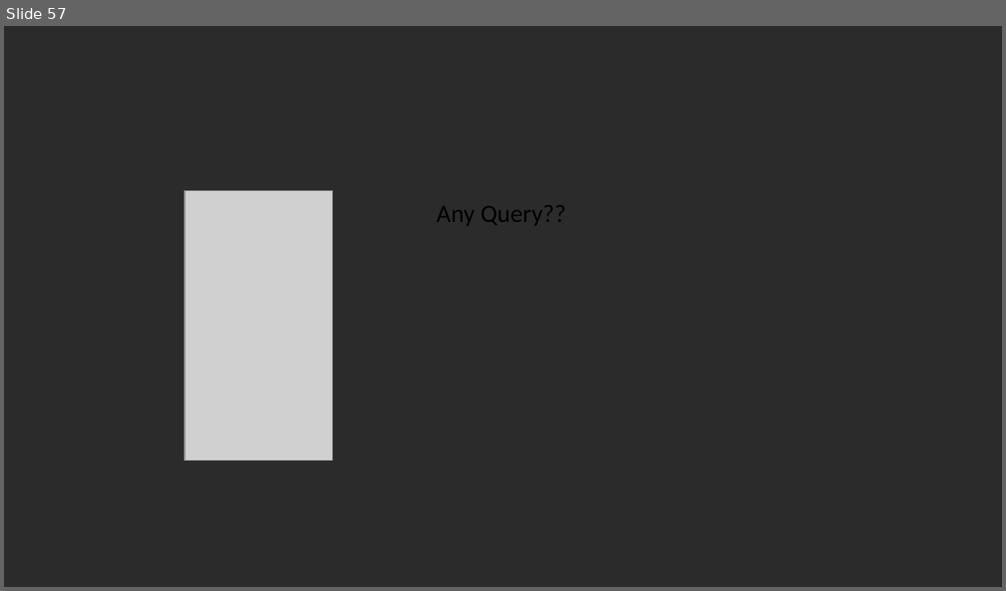
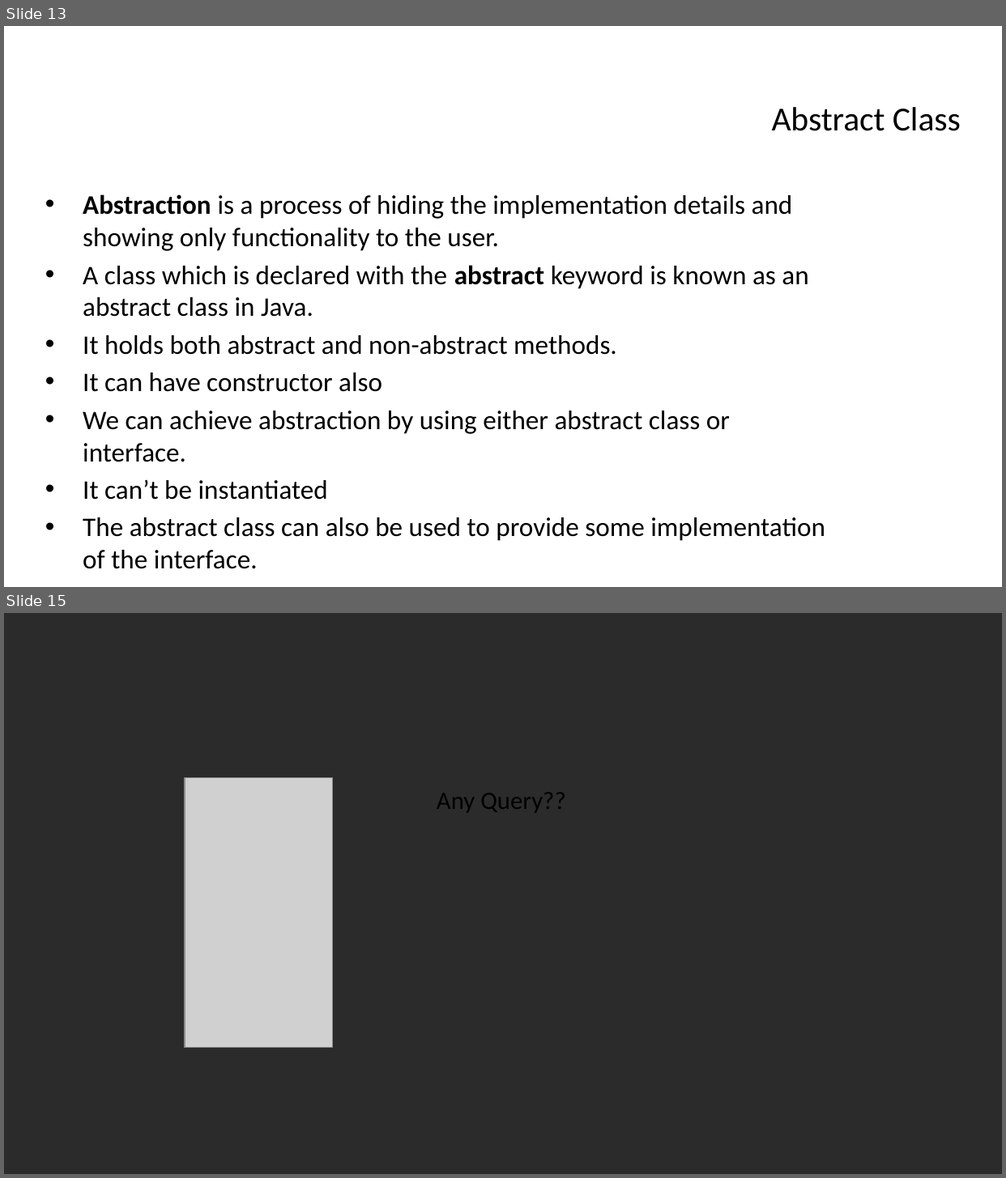
Before and after one commit to vishalamc/CAP615, a slide deck: CAP615-working with arrays and strings.pptx. Shown one above the other, each under a label of ours: slide 57 before the commit, slides 13 and 15 after it; the slides between them are not shown. The pictures are 1006x591 and 1006x1178 pixels, drawn with LibreOffice and Linux fonts; fonts in the diff are those of the drawing; grey boxes stand for pictures; background and template pictures are left out; a plain dark background stands for a picture behind light text. Boxes give left, top, right and bottom in pixels: in the first picture for what was removed or moved away, otherwise in the second. Text is boxed around its words. In the diff, an @@ line names an element or a change of style, - is before the commit and + after.

```diff
--- a/CAP615-working with arrays and strings.pptx
+++ b/CAP615-working with arrays and strings.pptx
@@ slide 13 added at bbox=[4, 26, 1002, 587], background picture (left out) @@
@@ title added at bbox=[772, 107, 961, 131], 24.3 pt, text #000000 @@
+Abstract Class
@@ text added at bbox=[83, 194, 825, 541], 19.4 pt, text #000000 @@
+• Abstraction is a process of hiding the implementation details and showing only functionality to the user.
+• A class which is declared with the abstract keyword is known as an abstract class in Java.
+• It holds both abstract and non-abstract methods.
+• It can have constructor also
+• We can achieve abstraction by using either abstract class or interface.
+• It can’t be instantiated
+• The abstract class can also be used to provide some implementation of the interface.
@@ what was slide 57 is now slide 15 @@
```
Also in this commit, not shown: 12 other slides added, 55 slides removed.
